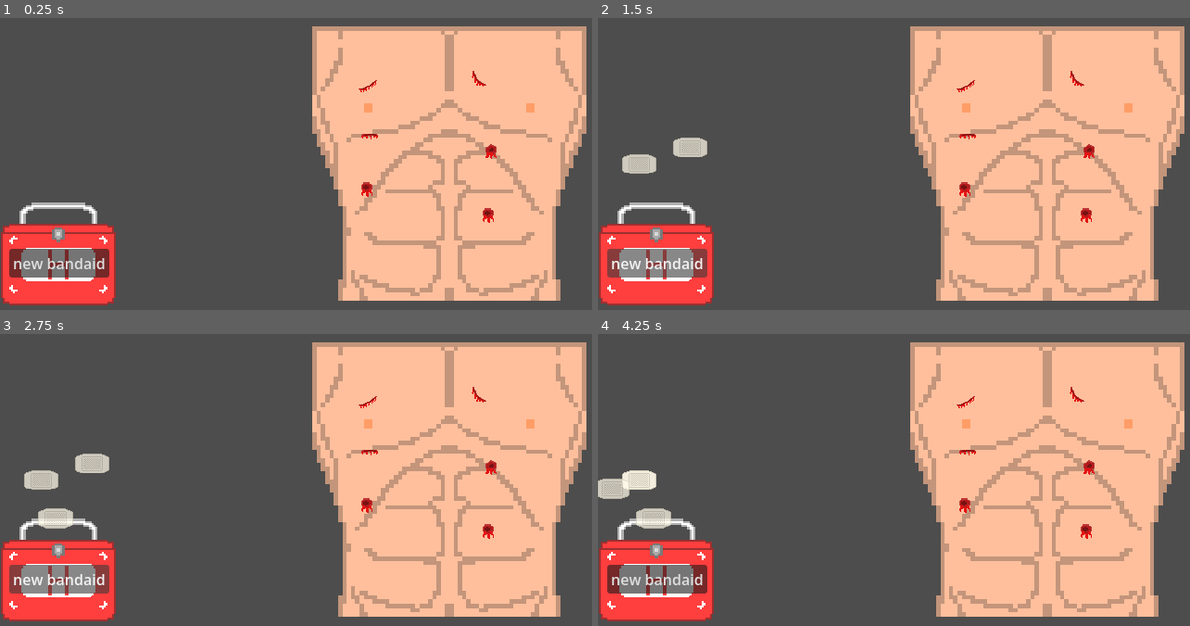
Above: before the commit, frames 1-4 (two rows, left to right).
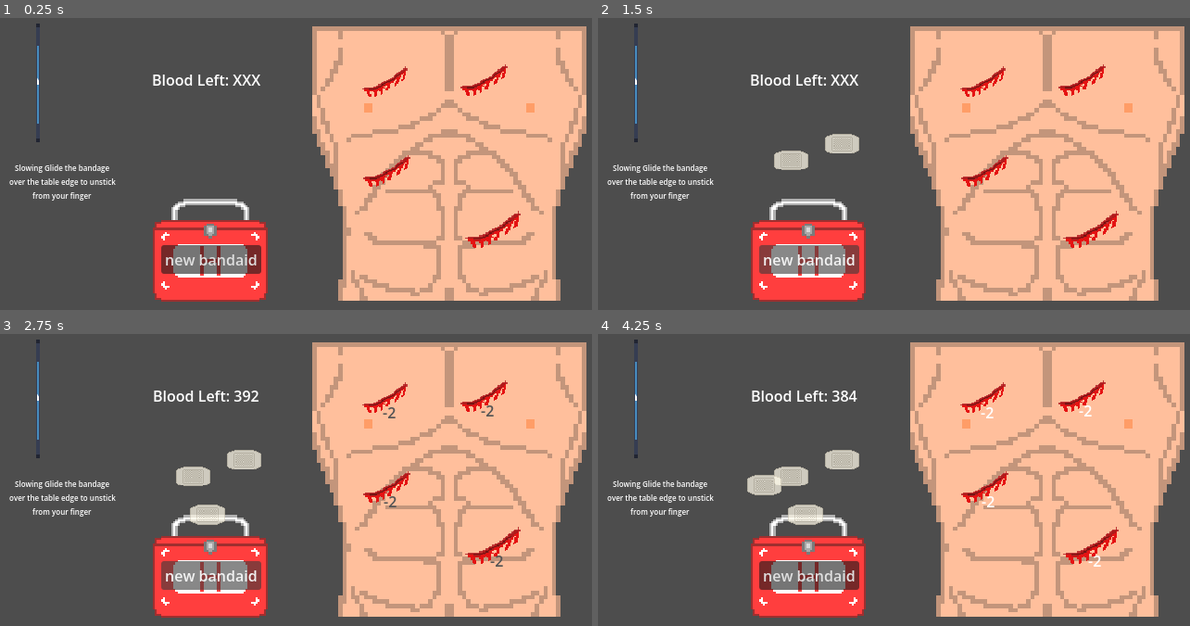
Above: after the commit, the same moments.

Repository: SebastianLRinaldi/DoYouWannaJam2026
Game: Godot game, scene res://root_main.tscn
Same seed, same stepped clock (60 frames per second), same inputs: the game is played once before the commit and once after it. The engine's default icon, where the game draws it, is replaced by a stand-in: a white triangle on a blue panel in a dark square.
Inputs (mouse positions are in pixels of both pictures, inside the frame that each line leads up to):
- Up to frame 1 (0.25 s): no input
- Up to frame 2 (1.5 s): click "new bandaid" at 0.5 s; click "new bandaid" at 1.25 s
- Up to frame 3 (2.75 s): click "new bandaid" at 2 s
- Up to frame 4 (4.25 s): move the mouse to (692, 462) at 2.77 s; press the mouse at (692, 462) at 2.78 s; tap Enter at 3.5 s; move the mouse to (639, 480) at 3.52 s; release the mouse at (639, 480) at 3.53 s; click (639, 480) at 3.6 s

The runs differ from the first frame. In frame 1, 14% of the frame differs, in the area x 0-88%, y 1-99%; in frame 2, 15%; in frame 3, 15%; in frame 4, 16%.

Commit message:
new system to score and unstick bandage

Diff:
--- a/global/global_manager.gd
+++ b/global/global_manager.gd
@@ -1 +1,3 @@
 extends Node2D
+
+signal unstick_bandage
--- a/root.gd
+++ b/root.gd
@@ -4,44 +4,49 @@
 
 @onready var total_score: ScoreLabel = %TotalScore
 
-@onready var fl_score: ScoreLabel = %FLScore
-@onready var fl_score_2: ScoreLabel = %FLScore2
-@onready var fl_score_3: ScoreLabel = %FLScore3
-@onready var fl_score_4: ScoreLabel = %FLScore4
-@onready var fl_score_5: ScoreLabel = %FLScore5
-@onready var fl_score_6: ScoreLabel = %FLScore6
+
+#@onready var fl_score: ScoreLabel = %FLScore
+#@onready var fl_score_2: ScoreLabel = %FLScore2
+#@onready var fl_score_3: ScoreLabel = %FLScore3
+#@onready var fl_score_4: ScoreLabel = %FLScore4
+#@onready var fl_score_5: ScoreLabel = %FLScore5
+#@onready var fl_score_6: ScoreLabel = %FLScore6
 
 var wounds = []
-
+var prev_blood_loss = INF
 var total_points = 100
 var points_removed
-
-var config = {
-	1: [0,0,0,0,0,0],
-	2: [3,3,3,3,3,3],
-	3: [1,2,3,4,5,6],
-}
 
 # Called when the node enters the scene tree for the first time.
 func _ready() -> void:
 	wounds = wounds_container.get_children()
-	print(wounds)
-
-func set_engery_by_level(level_key:int):
-	var energy_amounts = config[level_key]
-	for zone_idx in wounds.size():
-		wounds[zone_idx].calc_engery(energy_amounts[zone_idx])
 
 func _on_timer_timeout() -> void:
-	set_engery_by_level(3)
+	for zone_idx in wounds.size():
+		wounds[zone_idx].calc_current_loss() # CHANGE THIS FOR EACH WOUND
 
-	var wound_idx = 0
+	#var wound_idx = 0
+	#for wound in wounds:
+		#var wound_name = "Wound" + str(wound_idx) + ": "
+		##fl_score.update_score(wound_name, wound.energy)
+		#wound_idx += 1
+
+
+
+	var blood_loss = 0
 	for wound in wounds:
-		var wound_name = "Wound" + str(wound_idx) + ": "
-		fl_score.update_score(wound_name, wound.energy)
-		wound_idx += 1
+		blood_loss += wound.energy
 
-	var total = 0
-	for zone in wounds:
-		total += zone.energy
-	total_score.update_score("TS", total)
+
+	if blood_loss == prev_blood_loss:
+		total_score.update_score("Blood Retained", blood_loss)
+	else:
+		total_score.update_score("Blood Left", blood_loss)
+		prev_blood_loss = blood_loss
+#func _on_un_stick_btn_pressed() -> void:
+	#GlobalManager.unstick_bandage.emit()
+
+
+func _on_area_2d_mouse_exited() -> void:
+	print("EXITED")
+	GlobalManager.unstick_bandage.emit()
--- a/seb_test/electrode.gd
+++ b/seb_test/electrode.gd
@@ -12,16 +12,22 @@
 var selected = false
 var mouse_offset = Vector2(0, 0)
 
+signal completed
+signal bandage_infected
+
 var bandage_use_count = 0
 
 func _ready() -> void:
-	pass
+	GlobalManager.unstick_bandage.connect(_on_unstick_bandage)
 
 
 func _process(delta):
 	if selected:
 		followMouse()
 
+
+func _on_unstick_bandage():
+	selected = false
 
 func followMouse():
 	position = get_global_mouse_position() + mouse_offset
@@ -45,6 +51,13 @@
 	usage_timer.start()
 
 
+func stop_healing():
+	usage_timer.stop()
+
+
 func _on_usage_timer_timeout() -> void:
 	bandage_use_count += 1
 	bandage_sprite.frame = bandage_use_count
+	completed.emit()
+	if bandage_use_count >= 2:
+		bandage_infected.emit()
--- a/seb_test/test_root.tscn
+++ b/seb_test/test_root.tscn
@@ -3,12 +3,12 @@
 [ext_resource type="Script" uid="uid://c1bj2pb7fxvgj" path="res://root.gd" id="1_qnkri"]
 [ext_resource type="Texture2D" uid="uid://b5nid733v7hvp" path="res://assets/Torso.png" id="2_3xia5"]
 [ext_resource type="PackedScene" uid="uid://bl4vv5moxr5xj" path="res://seb_test/electrode_container/electrode_container.tscn" id="3_55jlr"]
+[ext_resource type="PackedScene" uid="uid://cynmgy21bkq3b" path="res://seb_test/score_label.tscn" id="3_i52uw"]
+[ext_resource type="Texture2D" uid="uid://j6haidynkg8t" path="res://icon.svg" id="4_i52uw"]
 [ext_resource type="PackedScene" uid="uid://8tjica7ecefy" path="res://seb_test/wounds/wound_Gash_1.tscn" id="4_u5xtw"]
-[ext_resource type="PackedScene" uid="uid://b7wv4lwqslq3e" path="res://seb_test/wounds/wound_Gash_2.tscn" id="5_2bl7c"]
-[ext_resource type="PackedScene" uid="uid://d4ny3qvkqx0lo" path="res://seb_test/wounds/wound_Gash_3.tscn" id="6_eiafq"]
-[ext_resource type="PackedScene" uid="uid://cd7wnykjqodys" path="res://seb_test/wounds/wound_hole.tscn" id="7_mneca"]
-[ext_resource type="PackedScene" uid="uid://dktke5bbkbeuw" path="res://seb_test/wounds/wound_hole_1.tscn" id="8_6n8vh"]
-[ext_resource type="PackedScene" uid="uid://cg5u0iug23dl6" path="res://seb_test/wounds/wound_hole_2.tscn" id="9_l7jx5"]
+
+[sub_resource type="RectangleShape2D" id="RectangleShape2D_i52uw"]
+size = Vector2(11, 131)
 
 [node name="TestRoot" type="Node2D" unique_id=1282574010]
 script = ExtResource("1_qnkri")
@@ -18,29 +18,70 @@
 scale = Vector2(4.617187, 4.617187)
 texture = ExtResource("2_3xia5")
 
+[node name="TotalScore" parent="." unique_id=676694139 instance=ExtResource("3_i52uw")]
+unique_name_in_owner = true
+offset_left = -154.0
+offset_top = -100.0
+offset_right = -41.0
+offset_bottom = -77.0
+text = "Blood Left: XXX"
+fit_content = true
+autowrap_mode = 0
+horizontal_alignment = 1
+vertical_alignment = 1
+
+[node name="Sprite2D" type="Sprite2D" parent="." unique_id=60641299]
+position = Vector2(-279, -85)
+scale = Vector2(0.03125, 1)
+texture = ExtResource("4_i52uw")
+
+[node name="Area2D" type="Area2D" parent="." unique_id=1474021829]
+position = Vector2(-119, 25)
+
+[node name="CollisionShape2D" type="CollisionShape2D" parent="Area2D" unique_id=1266491738]
+position = Vector2(-162, -112)
+shape = SubResource("RectangleShape2D_i52uw")
+
 [node name="WoundsContainer" type="Node2D" parent="." unique_id=1170791219]
 unique_name_in_owner = true
 
-[node name="WoundHole" parent="WoundsContainer" unique_id=3999878 instance=ExtResource("4_u5xtw")]
-position = Vector2(77, -81)
+[node name="WoundGash1" parent="WoundsContainer" unique_id=3999878 instance=ExtResource("4_u5xtw")]
+position = Vector2(96.00001, -88)
+scale = Vector2(2.7647777, 2.7778563)
 
-[node name="WoundHole2" parent="WoundsContainer" unique_id=215309593 instance=ExtResource("5_2bl7c")]
-position = Vector2(196, -89)
+[node name="WoundGash2" parent="WoundsContainer" unique_id=1703878724 instance=ExtResource("4_u5xtw")]
+position = Vector2(203, -89.99999)
+scale = Vector2(2.8842134, 2.8978572)
 
-[node name="WoundHole3" parent="WoundsContainer" unique_id=1609617696 instance=ExtResource("6_eiafq")]
-position = Vector2(79, -28)
+[node name="WoundGash3" parent="WoundsContainer" unique_id=55282965 instance=ExtResource("4_u5xtw")]
+position = Vector2(98, 8)
+scale = Vector2(2.884213, 2.8978567)
 
-[node name="WoundHole4" parent="WoundsContainer" unique_id=893970855 instance=ExtResource("7_mneca")]
-position = Vector2(210, -11)
-
-[node name="WoundHole5" parent="WoundsContainer" unique_id=1624224944 instance=ExtResource("8_6n8vh")]
-position = Vector2(76, 30)
-
-[node name="WoundHole6" parent="WoundsContainer" unique_id=75583556 instance=ExtResource("9_l7jx5")]
-position = Vector2(207, 58)
+[node name="WoundGash4" parent="WoundsContainer" unique_id=1887567411 instance=ExtResource("4_u5xtw")]
+position = Vector2(213, 70.99998)
+scale = Vector2(3.352154, 3.4178557)
 
 [node name="EletrodeContainer" parent="." unique_id=436850603 instance=ExtResource("3_55jlr")]
 unique_name_in_owner = true
-position = Vector2(-257, 111)
+position = Vector2(-93, 107)
 
 [node name="Camera2D" type="Camera2D" parent="." unique_id=911244452]
+
+[node name="Timer" type="Timer" parent="." unique_id=1676329787]
+wait_time = 2.0
+autostart = true
+
+[node name="Label" type="Label" parent="." unique_id=1538743420]
+offset_left = -314.0
+offset_top = 1.0
+offset_right = -191.0
+offset_bottom = 43.0
+theme_override_font_sizes/font_size = 8
+text = "Slowing Glide the bandage over the table edge to unstick from your finger"
+horizontal_alignment = 1
+vertical_alignment = 1
+autowrap_mode = 3
+justification_flags = 0
+
+[connection signal="mouse_exited" from="Area2D" to="." method="_on_area_2d_mouse_exited"]
+[connection signal="timeout" from="Timer" to="." method="_on_timer_timeout"]
--- a/seb_test/wounds/wound_Gash_1.tscn
+++ b/seb_test/wounds/wound_Gash_1.tscn
@@ -6,22 +6,57 @@
 
 [sub_resource type="CircleShape2D" id="CircleShape2D_sqw2b"]
 
-[sub_resource type="AtlasTexture" id="AtlasTexture_iwwrv"]
+[sub_resource type="AtlasTexture" id="AtlasTexture_8aome"]
 atlas = ExtResource("2_tk38t")
-region = Rect2(73, 11, 50, 38.5)
+region = Rect2(64, 0, 64, 64)
 
-[node name="WoundHole" type="Area2D" unique_id=3999878]
+[sub_resource type="AtlasTexture" id="AtlasTexture_6hwby"]
+atlas = ExtResource("2_tk38t")
+region = Rect2(128, 0, 64, 64)
+
+[sub_resource type="AtlasTexture" id="AtlasTexture_ijlhx"]
+atlas = ExtResource("2_tk38t")
+region = Rect2(192, 0, 64, 64)
+
+[sub_resource type="AtlasTexture" id="AtlasTexture_tk38t"]
+atlas = ExtResource("2_tk38t")
+region = Rect2(0, 0, 64, 64)
+
+[sub_resource type="SpriteFrames" id="SpriteFrames_u0nbm"]
+animations = [{
+"frames": [{
+"duration": 1.0,
+"texture": SubResource("AtlasTexture_8aome")
+}, {
+"duration": 1.0,
+"texture": SubResource("AtlasTexture_6hwby")
+}, {
+"duration": 1.0,
+"texture": SubResource("AtlasTexture_ijlhx")
+}, {
+"duration": 1.0,
+"texture": SubResource("AtlasTexture_tk38t")
+}],
+"loop": 1,
+"name": &"wound_gash_1",
+"speed": 5.0
+}]
+
+[node name="WoundGash1" type="Area2D" unique_id=3999878]
+scale = Vector2(1.0130639, 1.0178561)
 script = ExtResource("1_tk38t")
 
 [node name="CollisionShape2D" type="CollisionShape2D" parent="." unique_id=766022042]
 shape = SubResource("CircleShape2D_sqw2b")
 
-[node name="Sprite2D" type="Sprite2D" parent="." unique_id=2005826290]
-position = Vector2(-1.1920929e-07, 0)
-scale = Vector2(0.51000005, 0.4736842)
-texture = SubResource("AtlasTexture_iwwrv")
+[node name="WoundSprite" type="AnimatedSprite2D" parent="." unique_id=1690926927]
+unique_name_in_owner = true
+position = Vector2(-1, 1.9999999)
+scale = Vector2(0.45312503, 0.40624997)
+sprite_frames = SubResource("SpriteFrames_u0nbm")
+animation = &"wound_gash_1"
 
-[node name="FloatingScoreLabel" parent="Sprite2D" unique_id=168567885 instance=ExtResource("3_6hwby")]
+[node name="FloatingScoreLabel" parent="WoundSprite" unique_id=168567885 instance=ExtResource("3_6hwby")]
 unique_name_in_owner = true
 position = Vector2(-0.49019557, 2.5166406e-07)
 
--- a/seb_test/wounds/wound_zone.gd
+++ b/seb_test/wounds/wound_zone.gd
@@ -2,27 +2,25 @@
 extends Area2D
 
 @onready var floating_score_label: FloatingScoreLabel = %FloatingScoreLabel
+@onready var wound_sprite: AnimatedSprite2D = %WoundSprite
+
+@export var blood_loss_rate = 2
+
+var energy = 100
+var heal_count = 0
+
+var bandage_attached_to_wound:Electrode = null
+var loss_reduced = 0
+
+var fully_healed = false
+var infected_wound = false
 
 
-var energy = 100
-var connected_nodes = []
 
-#func nodes_give_energy() -> int:
-	#if connected_nodes:
-		#float_points(connected_nodes.size(), "+")
-		#energy += 1
-	#return connected_nodes.size()
-#
-#func task_takes_energy(points:int):
-	#float_points(points, "-")
-
-func calc_engery(engery_from_task:int):
-	var energy_draw = connected_nodes.size() - engery_from_task
+func calc_current_loss():
+	var energy_draw = blood_loss_rate - loss_reduced
 	if energy_draw > 0:
-		float_points(energy_draw, "+")
-		energy += energy_draw
-	elif energy_draw < 0:
-		float_points(energy_draw, "")
+		float_points(energy_draw, "-")
 		energy -= abs(energy_draw)
 	elif energy_draw == 0:
 		float_points(energy_draw, "=")
@@ -34,11 +32,43 @@
 	floating_score_label.add_floating_label(sign + str(points))
 	#floating_score_label.text = str(energy)
 
+
 func _on_area_entered(area: Electrode) -> void:
-	#print(self, "entered")
-	connected_nodes.append(area)
+	if fully_healed: return
+	if bandage_attached_to_wound: return
+	bandage_attached_to_wound = area
+	area.start_healing()
+	area.completed.connect(on_bandage_completed)
+	area.bandage_infected.connect(on_bandage_infected)
 
 
 func _on_area_exited(area: Electrode) -> void:
-	#print(self, "exited")
-	connected_nodes.erase(area)
+	if bandage_attached_to_wound != area: return
+	bandage_attached_to_wound = null
+	area.completed.disconnect(on_bandage_completed)
+	area.bandage_infected.disconnect(on_bandage_infected)
+	area.stop_healing()
+
+func stop_healing_wound():
+	bandage_attached_to_wound.completed.disconnect(on_bandage_completed)
+	bandage_attached_to_wound.bandage_infected.disconnect(on_bandage_infected)
+	bandage_attached_to_wound.stop_healing()
+
+
+func on_bandage_completed():
+	if infected_wound:
+		infected_wound = false
+	heal_count += 1
+	loss_reduced += 1
+	wound_sprite.frame = heal_count
+
+	if heal_count == 2:
+		fully_healed = true
+
+func on_bandage_infected():
+	infected_wound = true
+	fully_healed = false
+	wound_sprite.frame = 3
+	heal_count = 0
+	loss_reduced = 0
+	stop_healing_wound()
